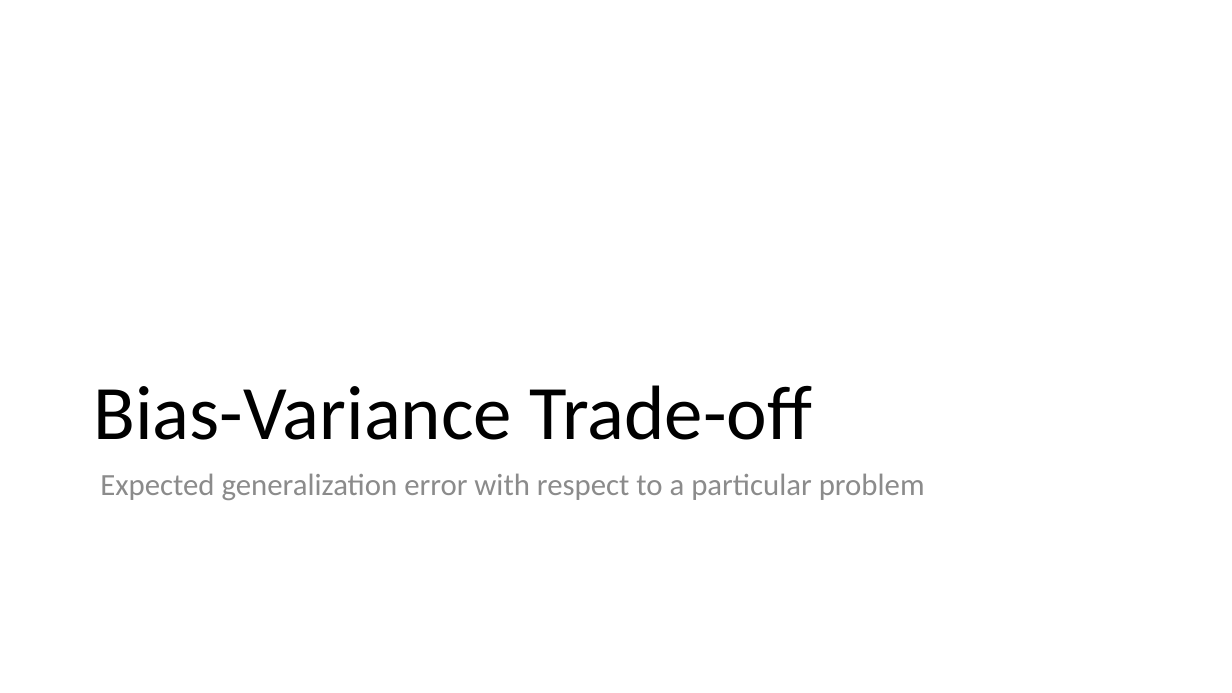
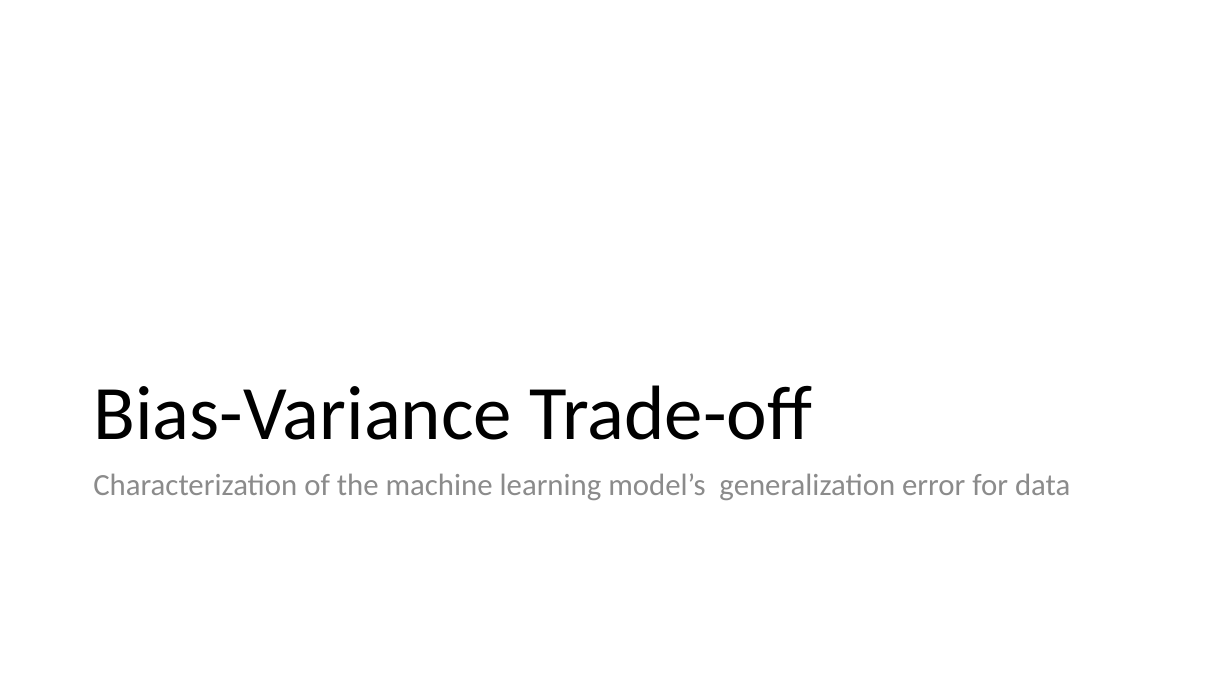
Before and after one commit to meenakshsundaram/AIML, a slide deck: slide 40 of DecisionTrees/DecisionTrees.pptx (slide 7 before the commit). Drawn at 1232x693 pixels with LibreOffice and Linux fonts; fonts in the diff are those of the drawing. Boxes give left, top, right and bottom in pixels: in the first picture for what was removed or moved away, otherwise in the second. Text is boxed around its words. In the diff, an @@ line names an element or a change of style, - is before the commit and + after.

Commit message:
Detailed Bias Explanation

```diff
--- a/DecisionTrees/DecisionTrees.pptx
+++ b/DecisionTrees/DecisionTrees.pptx
@@ text at (93,473,1070,500): text changed @@
-Expected generalization error with respect to a particular problem
+Characterization of the machine learning model’s generalization error for data
```
Also in this commit, not shown: 1 other slide changed, 2 slides added.
